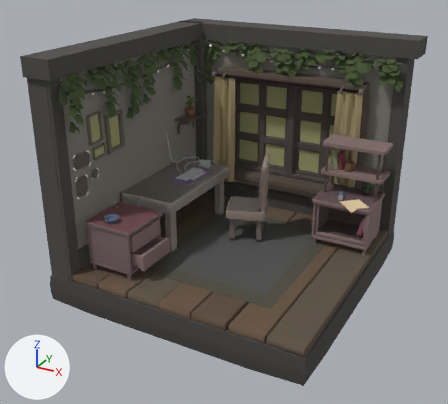
Two versions of the FBX model assets/1.fbx, one commit apart.
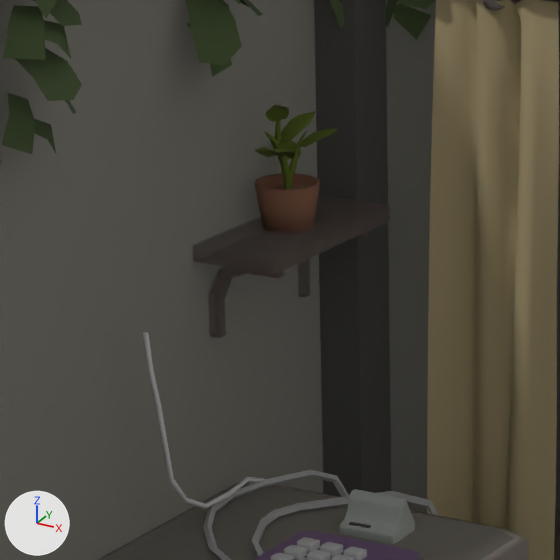
Each version appears first whole from a camera (50 mm lens) standing at (4.23, -9.24, 6.06) and looking at (-0.8, -0.09, 1.48), and next in a close-up on the part from 32% to 53% of the width and 19% to 42% of the height. The lights are fixed; the arrows at lower left show +X, +Y and +Z. Where no turn or scale is listed for an object, it has been applied to the vertices. Vertices at the same position are counted once.
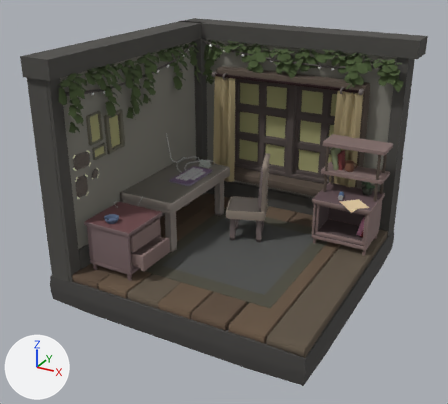
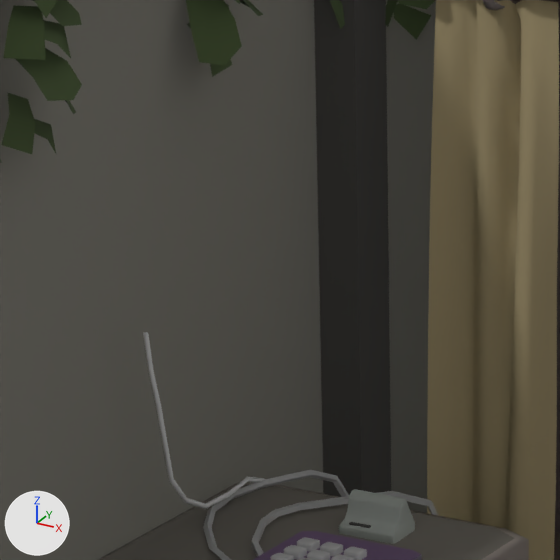
Boxes (x1, y1, x2, y2) around the edits, measured in the close-ups (560 x 560 px):
part 1 of me_mesh_101, deleted
    before: (193, 105, 390, 338)

What the commit changed:
me_mesh_101 is used by ob_cylinder003; location (0.991, 1.238, 1.511).
me_mesh_101 had 19366 vertices, 18544 faces and spanned x -4.19..0.92, y -3.59..1.68, z -1.69..2.78.
me_mesh_101 now has 19001 vertices, 18239 faces and spans x -4.19..0.92, y -3.59..1.68, z -1.69..2.78.
me_mesh_101 part 1: 10 loose pieces with 365 vertices, spanning x -3.65..-3.3, y -0.1..0.69, z 0.62..1.43, are deleted.
me_mesh_101 no longer uses material mat_material_054 (dark green #566617).
me_mesh_101 no longer uses material mat_material_053 (brown #7c5540).
